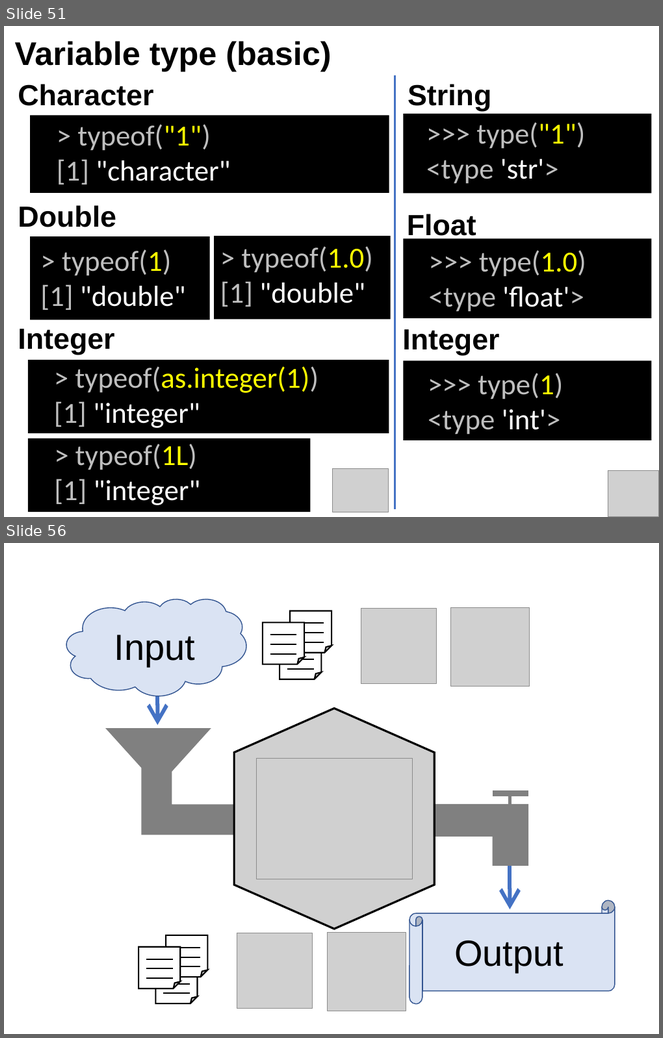
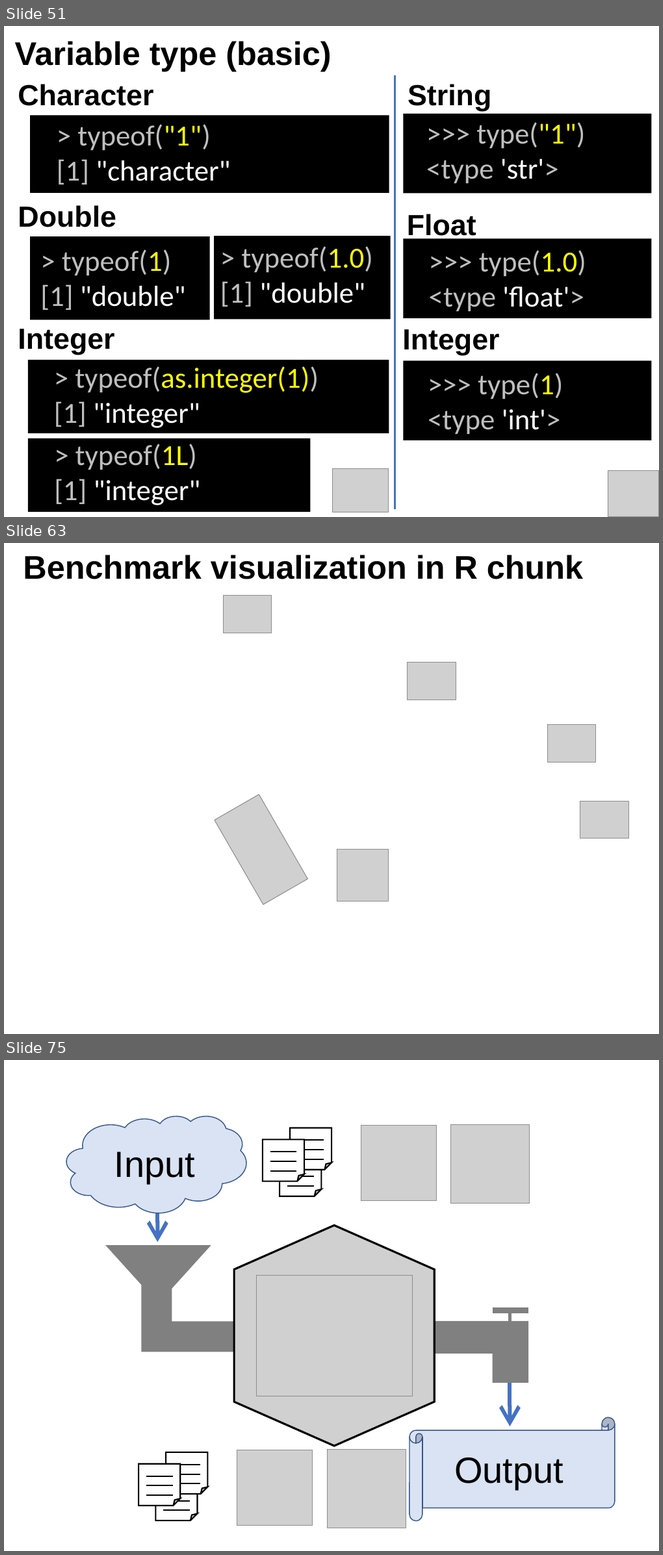
Before and after one commit to Kilometer0101/TokyoR80, a slide deck: プレゼンテーション2.pptx. Shown one above the other, each under a label of ours: slides 51 and 56 before the commit, slides 51, 63 and 75 after it; the slides between them are not shown. The pictures are 663x1038 and 663x1555 pixels, drawn with LibreOffice and Linux fonts; fonts in the diff are those of the drawing; grey boxes stand for pictures; background and template pictures are left out. Boxes give left, top, right and bottom in pixels: in the first picture for what was removed or moved away, otherwise in the second. Text is boxed around its words. In the diff, an @@ line names an element or a change of style, - is before the commit and + after.

```diff
--- a/プレゼンテーション2.pptx
+++ b/プレゼンテーション2.pptx
@@ slide 63 added at [4, 543, 659, 1034], background picture (left out) @@
@@ text added at [23, 555, 583, 579], 36 pt, text #000000, bold @@
+Benchmark visualization in R chunk
@@ picture added at [224, 596, 272, 633] @@
@@ picture added at [408, 662, 456, 700] @@
@@ picture added at [548, 725, 596, 763] @@
@@ picture added at [215, 795, 308, 904] @@
@@ picture added at [581, 801, 629, 839] @@
@@ picture added at [337, 850, 389, 901] @@
@@ what was slide 56 is now slide 75 @@
```
Also in this commit, not shown: 5 slides changed, 20 other slides added, 2 slides removed, 1 other file.
